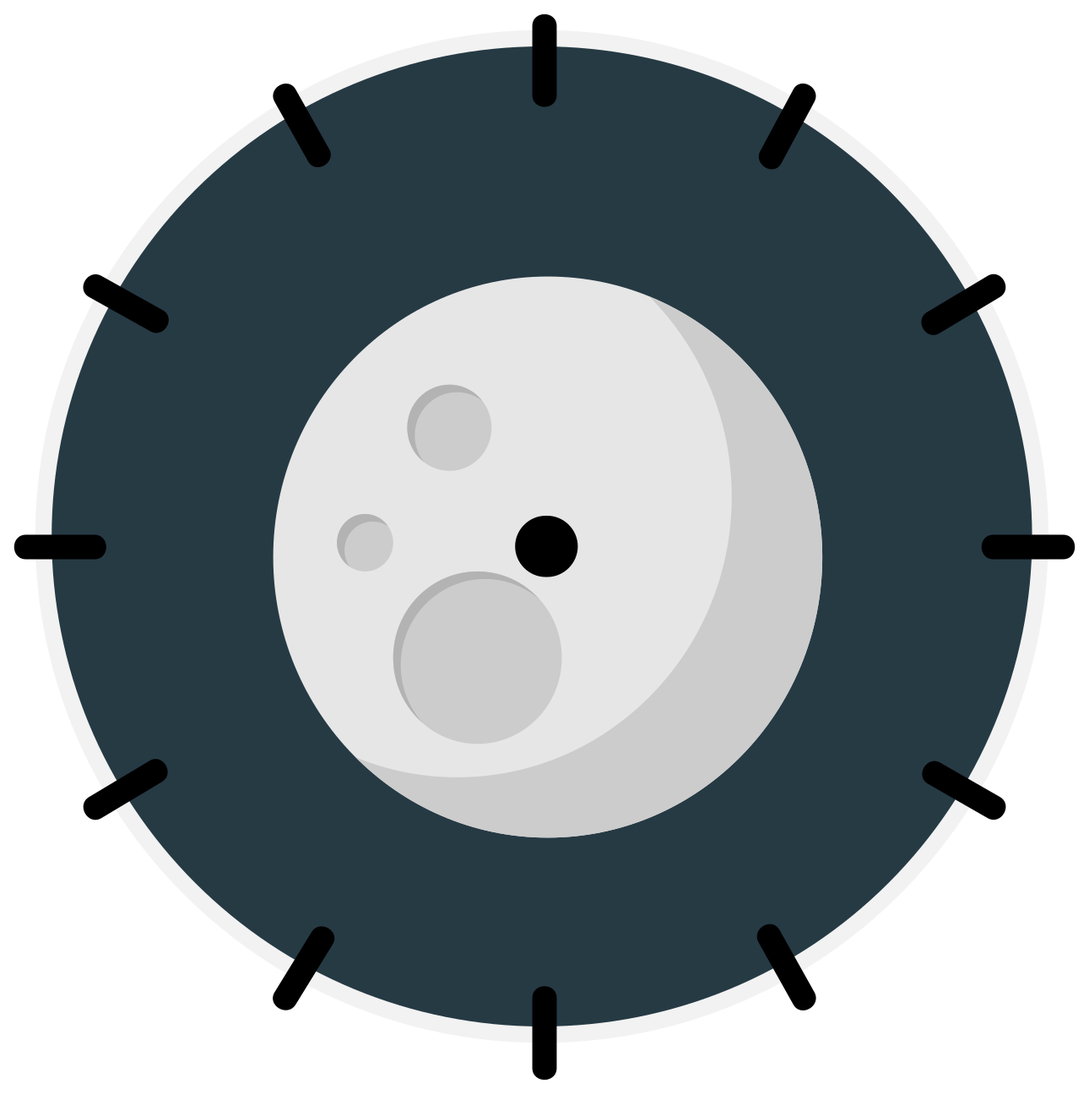
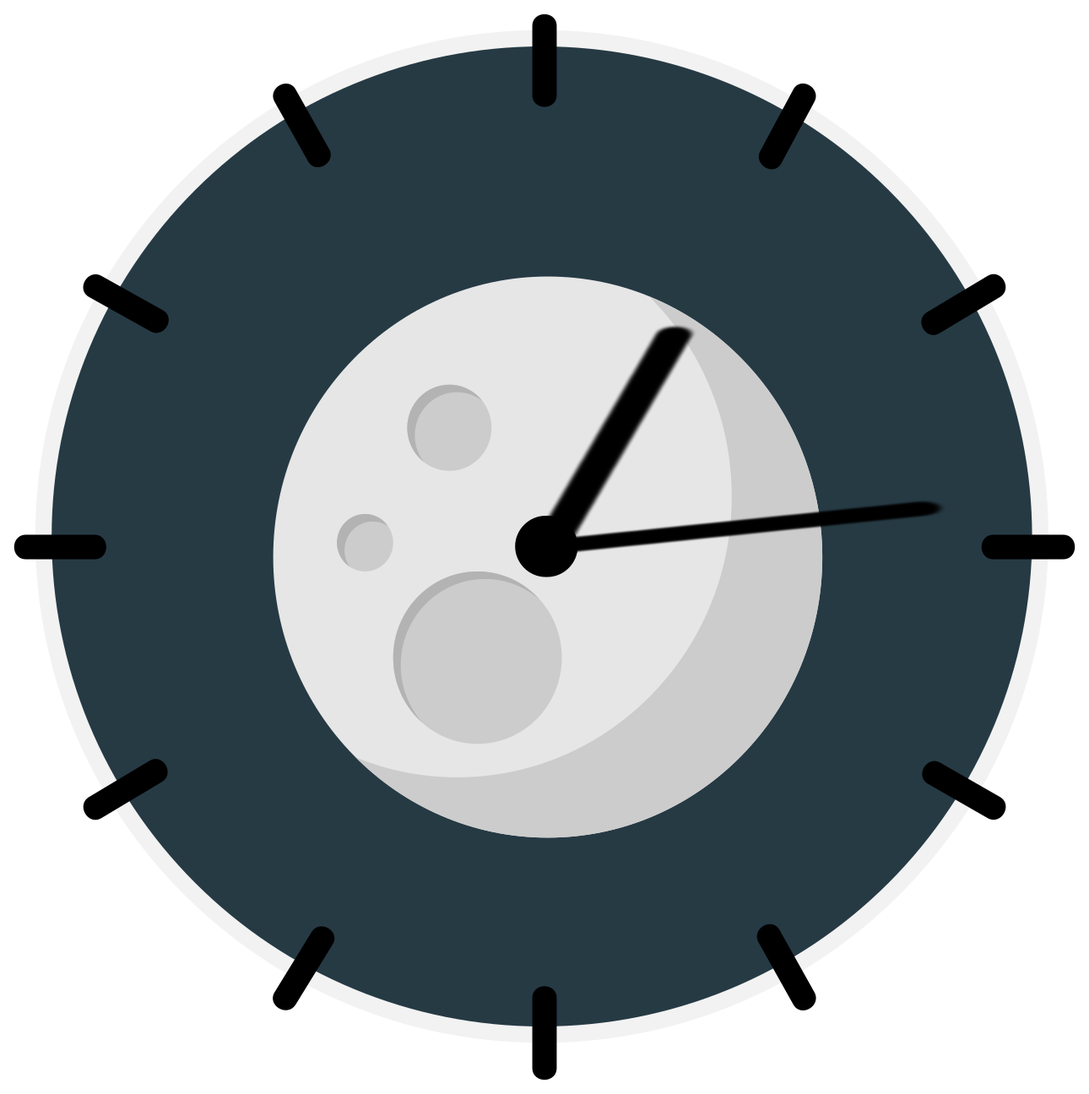
Before/after of a 1089×1094 layered artwork. What changed in the layer stack:
added layer "Layer" above "g3" over [546, 324, 946, 553]
